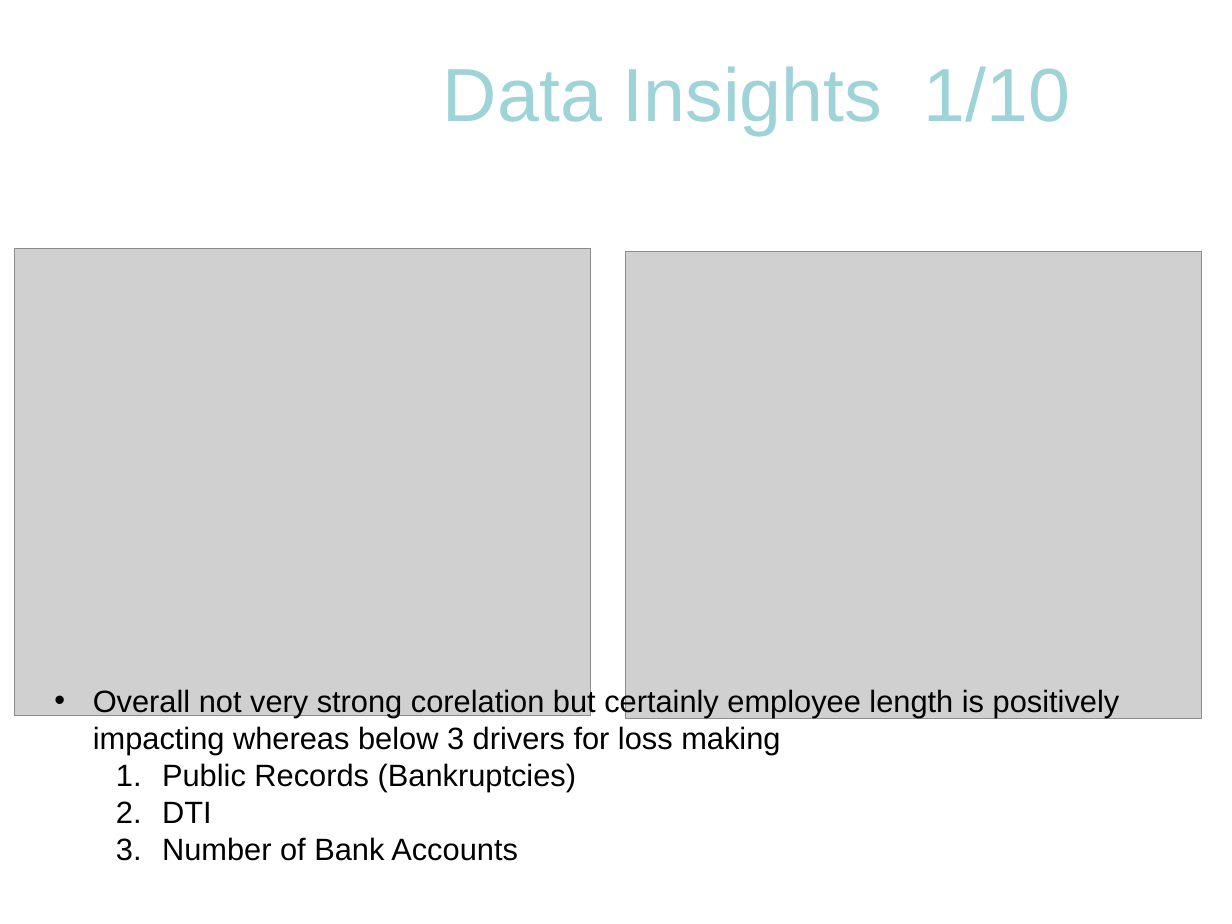
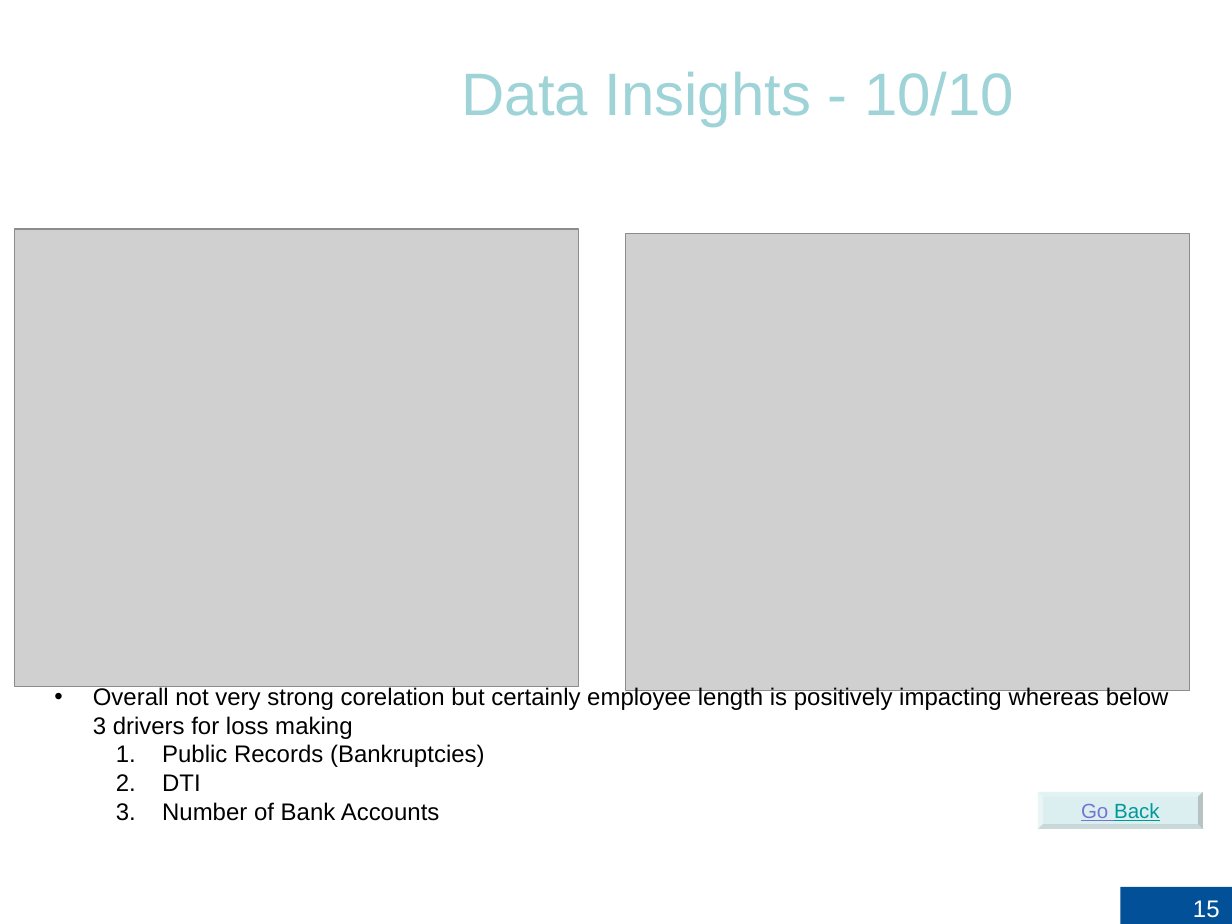
Before and after one commit to RujDha/LendingClub-CaseStudy, a slide deck: slide 15 of LeandingClub-CaseStudy.pptx (slide 12 before the commit). Drawn at 1232x924 pixels with LibreOffice and Linux fonts; fonts in the diff are those of the drawing; grey boxes stand for pictures; background and template pictures are left out. Boxes give left, top, right and bottom in pixels: in the first picture for what was removed or moved away, otherwise in the second. Text is boxed around its words. In the diff, an @@ line names an element or a change of style, - is before the commit and + after.

```diff
--- a/LeandingClub-CaseStudy.pptx
+++ b/LeandingClub-CaseStudy.pptx
@@ title at [462, 72, 1014, 126]: text changed; size 44 to 35 pt @@
-Data Insights 1/10
+Data Insights - 10/10
@@ picture: place and size @@
-picture at [15, 249, 591, 716]
+picture at [15, 229, 579, 686]
@@ picture: place and size @@
-picture at [626, 251, 1202, 718]
+picture at [626, 233, 1190, 690]
@@ text "Overall not very strong corelation ..." at [93, 686, 1169, 821]: size 18 to 14 pt @@
@@ bevel added at [1039, 792, 1204, 829], fill #BBE0E3 at 50% opacity, 12 pt, text #009999, underline @@
+Go Back
@@ page number added at [1120, 887, 1232, 924], fill #025198, 14 pt, text #FFFFFF @@
+15
```
Also in this commit, not shown: 8 other slides changed, 7 slides added, 3 slides removed.
